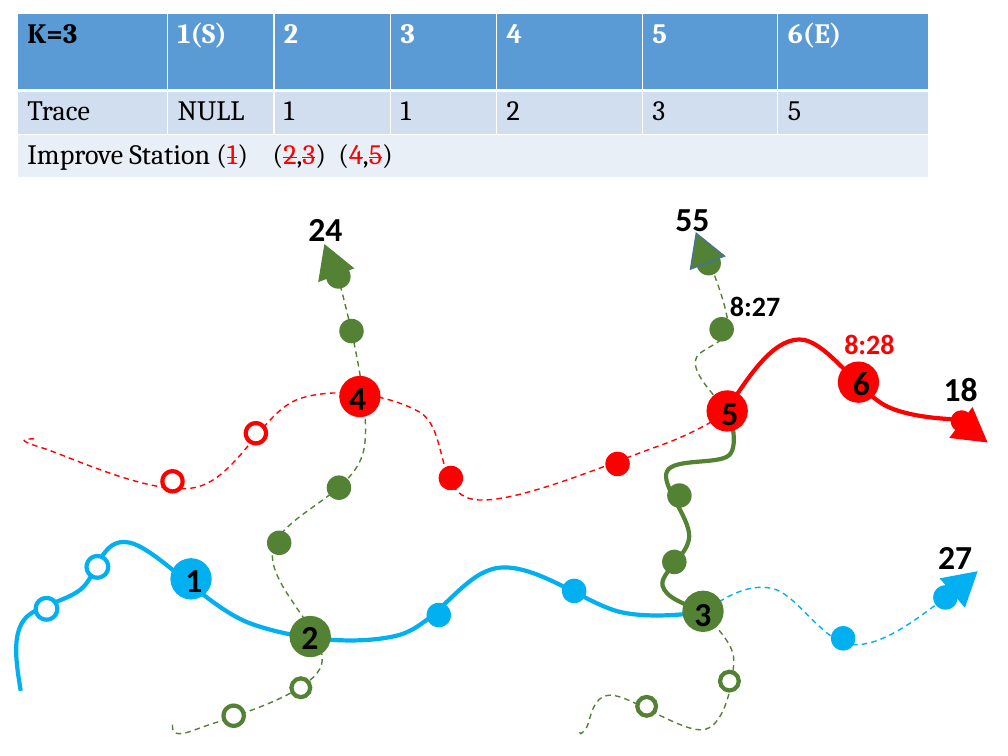
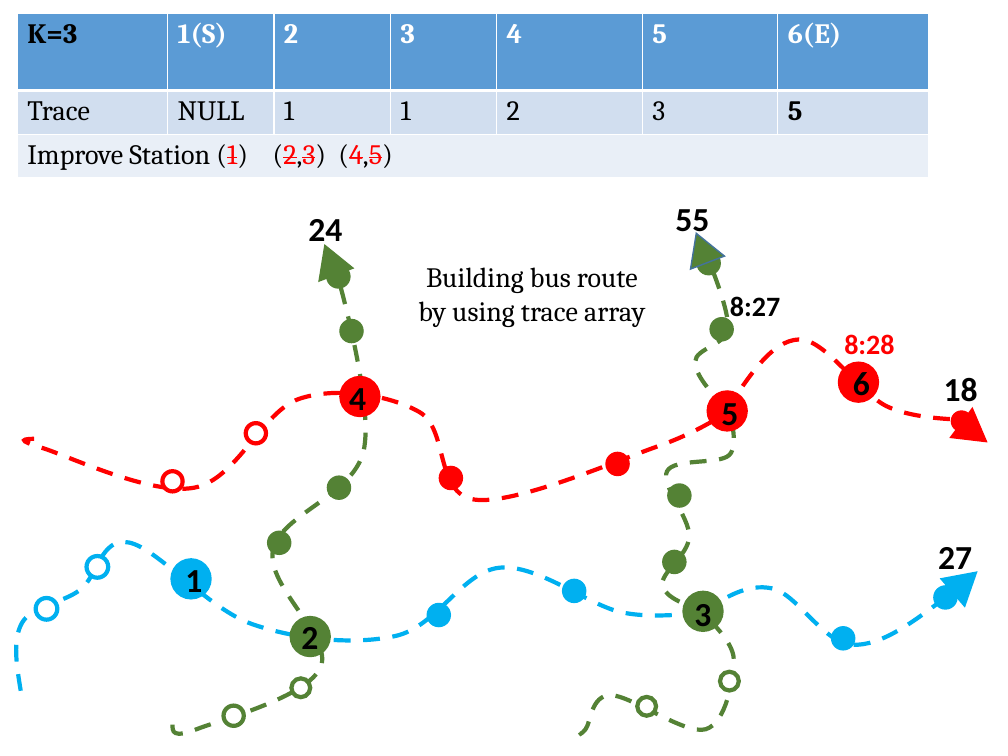
Before and after one commit to hqt/street-router, a slide deck: slide 47 of Document/presentation/bus/4 raptor new.pptx (slide 49 before the commit). Drawn at 1008x756 pixels with LibreOffice and Linux fonts; fonts in the diff are those of the drawing. Boxes give left, top, right and bottom in pixels: in the first picture for what was removed or moved away, otherwise in the second. Text is boxed around its words. In the diff, an @@ line names an element or a change of style, - is before the commit and + after.

```diff
--- a/Document/presentation/bus/4 raptor new.pptx
+++ b/Document/presentation/bus/4 raptor new.pptx
@@ table at (x1=17, y1=13, x2=927, y2=177) @@
@@ bold on in "5" @@
@@ text added at (x1=418, y1=267, x2=645, y2=327), 20 pt, text #000000 @@
+Building bus route
+by using trace array
@@ outline #548235 1 pt dashed to #548235 3 pt dashed in 3 elements at (x1=696, y1=264, x2=729, y2=409), (x1=580, y1=617, x2=734, y2=734), (x1=172, y1=280, x2=366, y2=734) @@
@@ freeform shape at (x1=727, y1=340, x2=963, y2=419): outline #FF0000 3 pt to #FF0000 3 pt dashed @@
@@ freeform shape at (x1=24, y1=393, x2=730, y2=500): outline #FF0000 1 pt dashed to #FF0000 3 pt dashed @@
@@ freeform shape at (x1=662, y1=412, x2=734, y2=613): outline #548235 3 pt to #548235 3 pt dashed @@
@@ freeform shape at (x1=16, y1=542, x2=702, y2=691): outline #00B0F0 3 pt to #00B0F0 3 pt dashed @@
@@ freeform shape at (x1=703, y1=588, x2=946, y2=645): outline #00B0F0 1 pt dashed to #00B0F0 3 pt dashed @@
```
Also in this commit, not shown: 31 other slides changed, 4 slides added, 2 slides removed, 13 other files.
